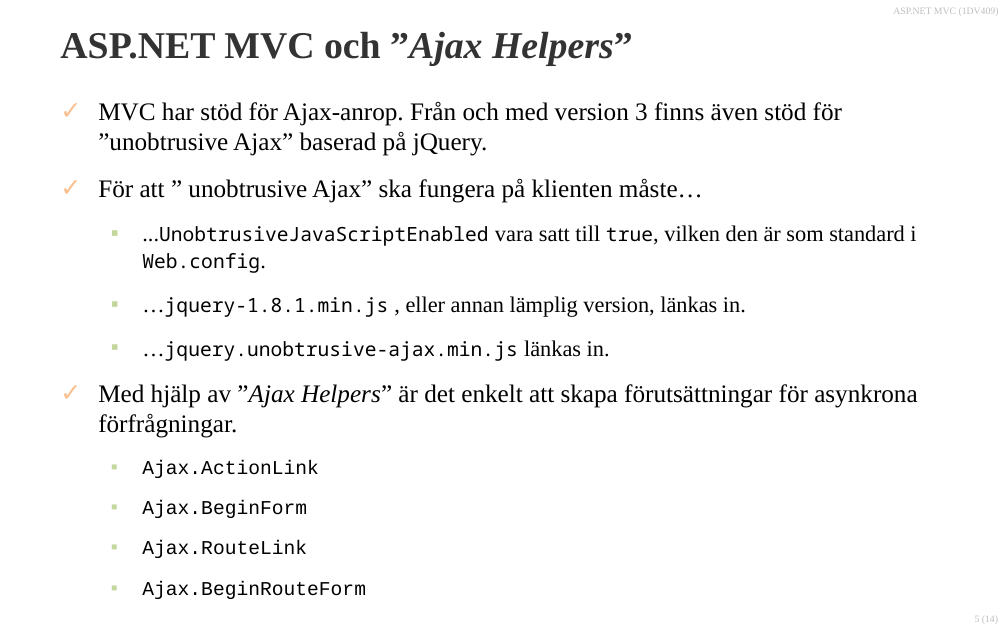
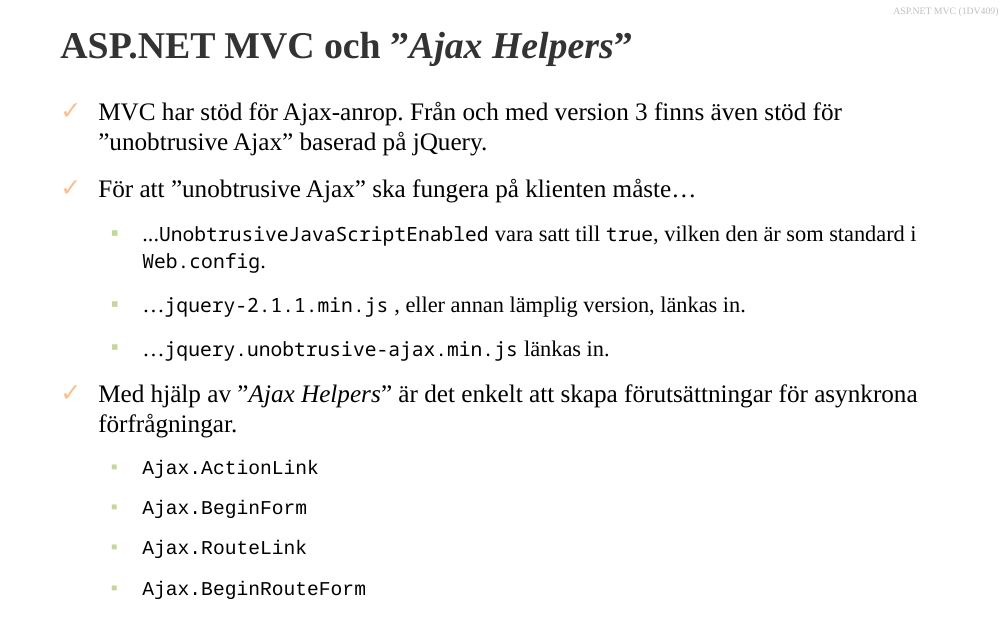
Before and after one commit to 1dv409/kursmaterial, a slide deck: slide 3 of Presentationsmaterial/Dokument/1.7 Unobtrusive Ajax.pptx (slide 5 before the commit). Drawn at 1008x630 pixels with LibreOffice and Linux fonts; fonts in the diff are those of the drawing; background and template pictures are left out. Boxes give left, top, right and bottom in pixels: in the first picture for what was removed or moved away, otherwise in the second. Text is boxed around its words. In the diff, an @@ line names an element or a change of style, - is before the commit and + after.

```diff
--- a/Presentationsmaterial/Dokument/1.7 Unobtrusive Ajax.pptx
+++ b/Presentationsmaterial/Dokument/1.7 Unobtrusive Ajax.pptx
@@ text at box(98, 178, 697, 203): spaces changed @@
-✓ För att ” unobtrusive Ajax” ska fungera på klienten måste…
+✓ För att ”unobtrusive Ajax” ska fungera på klienten måste…
@@ text at box(165, 296, 746, 317): text changed @@
-  ▪ …jquery-1.8.1.min.js , eller annan lämplig version, länkas in.
+  ▪ …jquery-2.1.1.min.js , eller annan lämplig version, länkas in.
@@ page number removed at box(975, 616, 998, 623) @@
-5 (14)
```
Also in this commit, not shown: 10 other slides changed, 2 slides removed.
